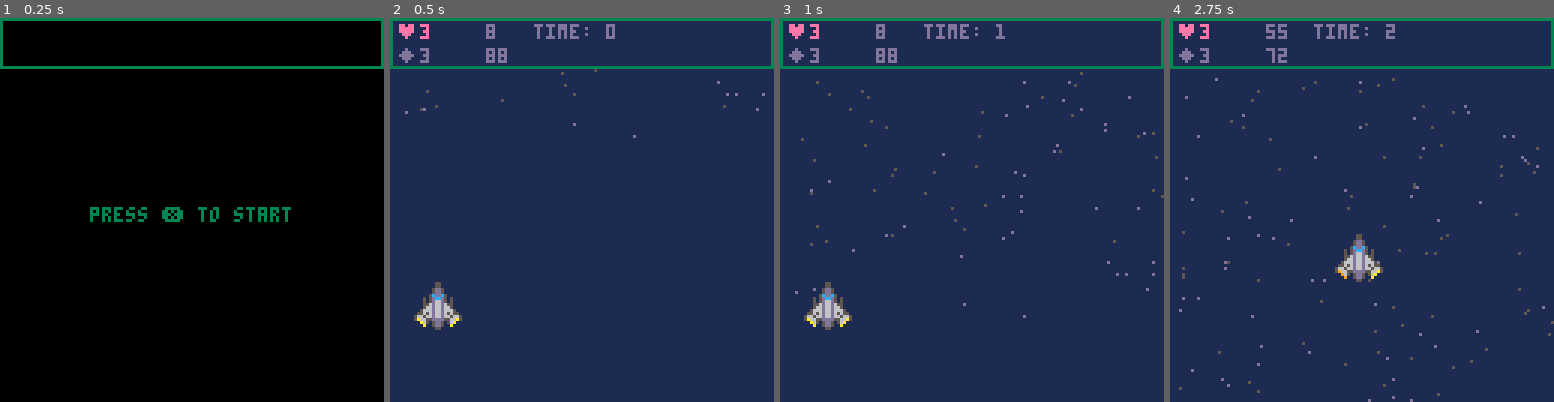
Above: before the commit, frames 1-4 (left to right).
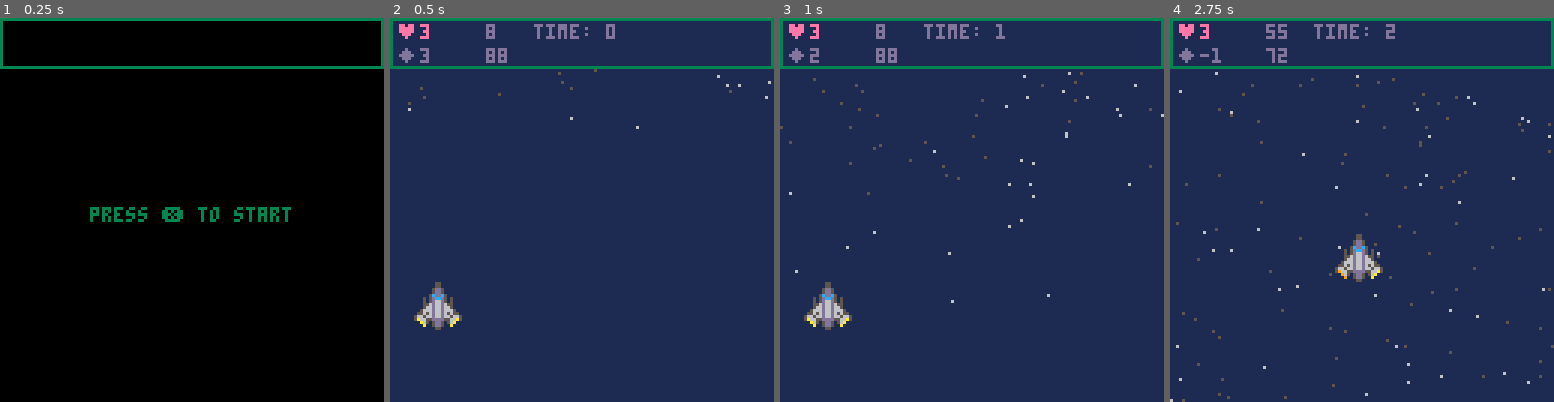
Above: after the commit, the same moments.

Repository: esliwka/ShmupPrototypeP8
Game: PICO-8 cartridge shmup.p8
The game is run twice, just before and just after one commit, with the same random seed, the same clock (stepped at 60 frames per second) and the same inputs.
Inputs:
- Up to frame 1 (0.25 s): no input
- Up to frame 2 (0.5 s): tap X (X key) at 0.33 s
- Up to frame 3 (1 s): tap O (Z key) at 0.7 s
- Up to frame 4 (2.75 s): tap X (X key) at 1.07, 1.85 s; hold Right 1.6-2.1 s; tap O (Z key) at 1.7, 2.1, 2.5 s; hold Up 2.15-2.42 s; hold Right from 2.47 s (still down)

Frame 1 is identical in both runs. In frame 2, 0.2% of the frame differs, in the area x 3-100%, y 14-32%; in frame 3, 0.8%; in frame 4, 1.6%, in the area x 0-100%, y 7-100%.

Commit message:
reworked parallax star stuff a bit

Diff:
--- a/shmup.p8
+++ b/shmup.p8
@@ -28,7 +28,8 @@
 		invul=false
 	}
 	t=0
-	spd=1
+
+ bombcd=0
 
 	p_blt={}
 	p_rblt={}
@@ -73,9 +74,11 @@
 	u_player()
 	t=flr(time())
 	mv_stars()
-	if(t%12) then
-	makestars()
-	makewtars()
+	if(rnd(2)-1) then
+		makestars()
+	end
+	if(rnd(10)-8) then
+	 makewtars()
 	end
 end
 
@@ -119,7 +122,7 @@
 		fire()
 	end
 
-	if btn(🅾️) then
+	if btnp(🅾️) and bombcd==0 then
 		bomb()
 	end
 end
@@ -132,6 +135,7 @@
 
 function bomb()
 	print("✽bomb✽",50,63)
+	player.bombs-=1
 end
 -->8
 --gfx stuff
@@ -145,8 +149,8 @@
 	b.sp=206
 	b.x=flr(rnd(128))
 	b.y=flr(rnd(5))+14
-	b.dx=0
-	b.dy=0.5
+	b.dx=-0.5+b.x/128
+	b.dy=1-b.dx/2
 	add(stars,b)
 end
 
@@ -154,9 +158,9 @@
 	local b = {}
 	b.sp=207
 	b.x=flr(rnd(128))
-	b.y=flr(rnd(5))+16
-	b.dx=0
-	b.dy=1
+	b.y=flr(rnd(5))+14
+	b.dx=-1+b.x/64
+	b.dy=2-b.dx/2
 	add(stars,b)
 end
 
@@ -169,19 +173,19 @@
 
 function mv_stars()
 	for b in all(stars) do
-	b.y+=b.dy+spd
-	if b.y>128 then
-		del(stars,b)
-	end
-end
-
-for b in all(wtars) do
-	b.y+=b.dy+spd
-	if b.y>128 then
-		del(stars,b)
-	end
-end
-
+		b.y+=b.dy
+		b.x+=b.dx
+		if b.y>128 or b.x<-4 or b.x>128 then
+			del(stars,b)
+		end
+	end
+
+	for b in all(wtars) do
+		b.y+=b.dy+spd
+		if b.y>128 then
+			del(stars,b)
+		end
+	end
 end
 __gfx__
 00000000000000000000000000000000000000000000000000000000000000000000000000000000000000000000000000000000000000000000000000000000
@@ -283,7 +287,7 @@
 00000005500000000000000550000000000000055000000000000005500000000000000000000000000000000000000000000000000000000000000000000000
 00000005500000000000000550000000000000055000000000000005500000000000000000000000000000000000000000000000000000000000000000000000
 0000005dd50000000000005dd50000000000005dd50000000000005dd50000000000000000000000000000000000000000000000000000000000000000000000
-0000005dd50000000000005dd50000000000005dd50000000000005dd500000000000000000000000000000000000000000000000000000000050000000d0000
+0000005dd50000000000005dd50000000000005dd50000000000005dd50000000000000000000000000000000000000000000000000000000005000000060000
 000005cddc500000000005cddc500000000005cddc500000000005cddc5000000000000000000000000000000000000000000000000000000000000000000000
 000505dccd505000000505dccd505000000505dccd505000000505dccd5050000000000000000000000000000000000000000000000000000000000000000000
 000505d66d505000000505d66d505000000505d66d505000000505d66d5050000000000000000000000000000000000000000000000000000000000000000000
